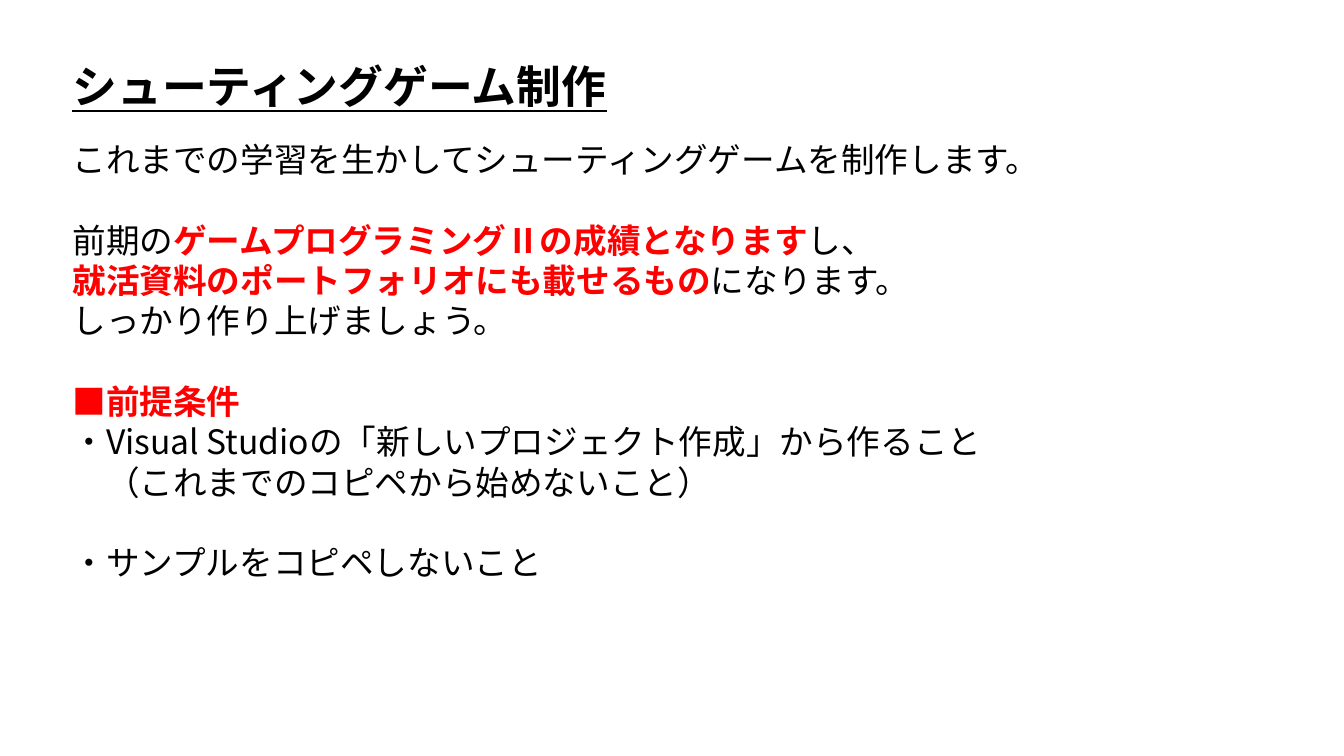
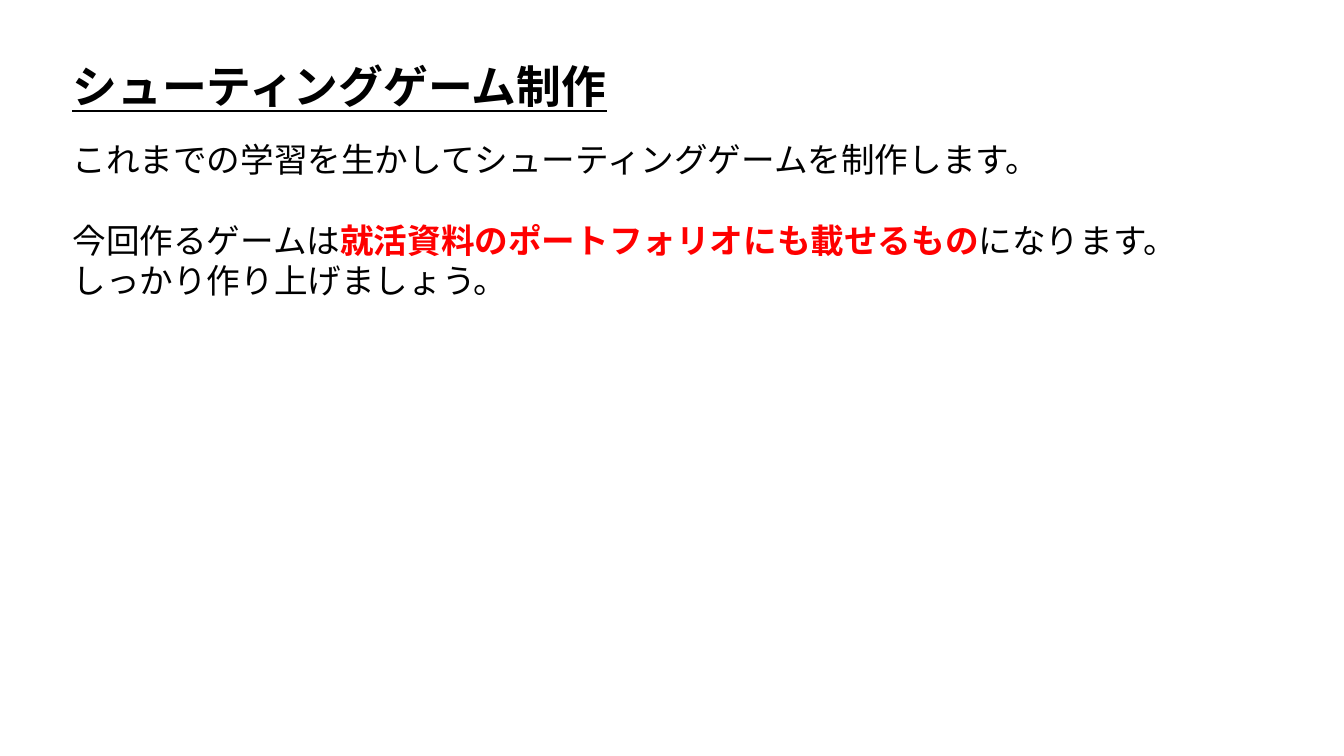
Before and after one commit to ArakiYusuke-Ohara/Textbook, a slide deck: slide 1 of ゲーム科1年/00_前期/ゲームプログラミングⅡ/05_シューティングゲーム制作.pptx. Drawn at 1344x756 pixels with LibreOffice and Linux fonts; fonts in the diff are those of the drawing. Boxes give left, top, right and bottom in pixels: in the first picture for what was removed or moved away, otherwise in the second. Text is boxed around its words. In the diff, an @@ line names an element or a change of style, - is before the commit and + after.

```diff
--- a/ゲーム科1年/00_前期/ゲームプログラミングⅡ/05_シューティングゲーム制作.pptx
+++ b/ゲーム科1年/00_前期/ゲームプログラミングⅡ/05_シューティングゲーム制作.pptx
@@ text at [72, 224, 1176, 256]: text changed @@
-前期のゲームプログラミングⅡの成績となりますし、
-就活資料のポートフォリオにも載せるものになります。
+今回作るゲームは就活資料のポートフォリオにも載せるものになります。
@@ text at [72, 385, 982, 577]: paragraphs removed @@
-■前提条件
-・Visual Studioの「新しいプロジェクト作成」から作ること
-（これまでのコピペから始めないこと）
-・サンプルをコピペしないこと
```
Also in this commit, not shown: 1 slide added, 1 other file.
